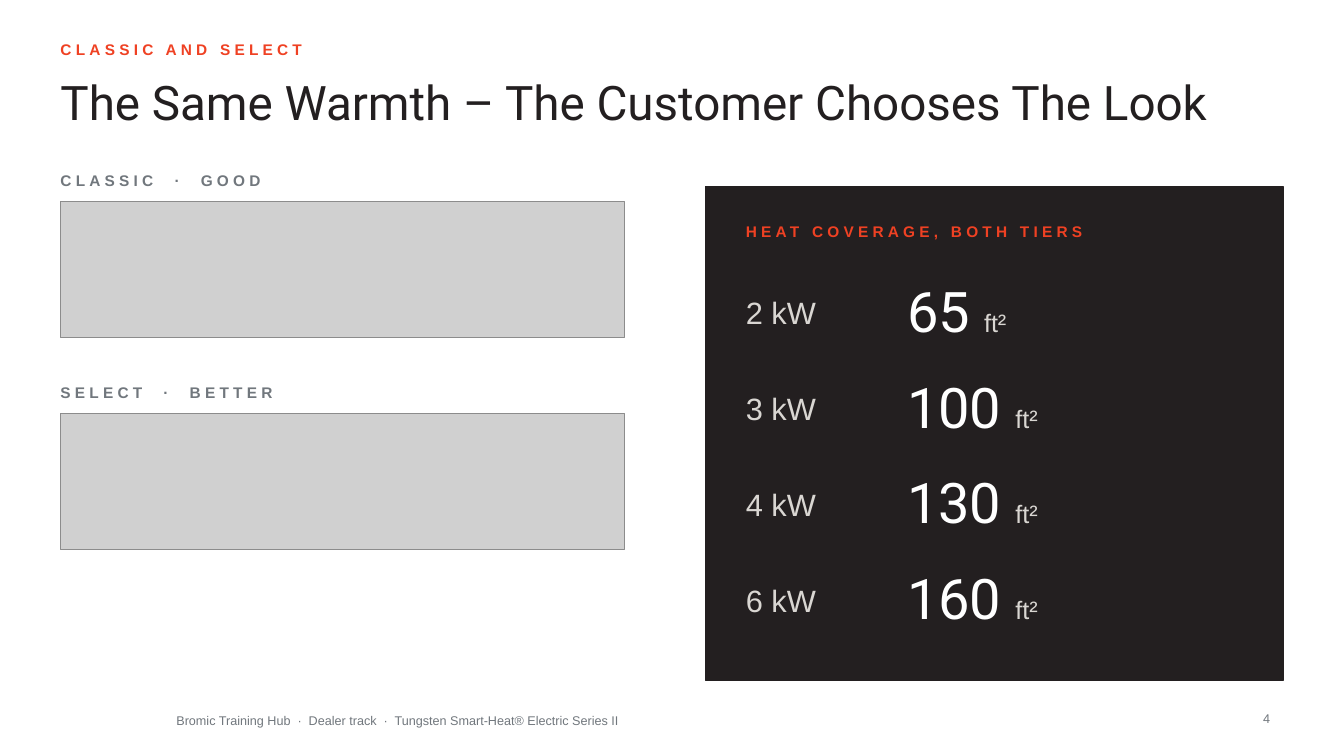
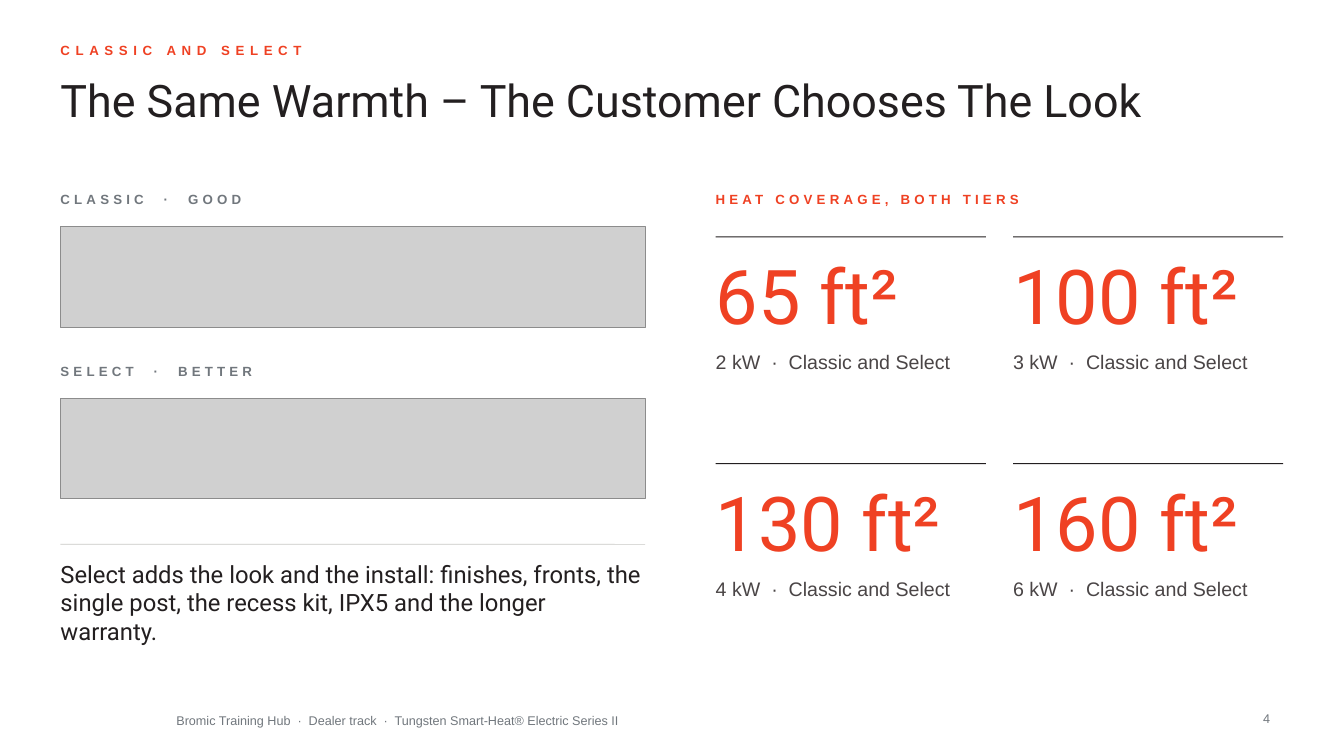
Before and after one commit to aayuvis/Bromic_Marketing, a slide deck: slide 4 of decks/training/out/Bromic-Dealer-Tungsten-Series-II.pptx. Drawn at 1344x756 pixels with LibreOffice and Linux fonts; fonts in the diff are those of the drawing; grey boxes stand for pictures; background and template pictures are left out. Boxes give left, top, right and bottom in pixels: in the first picture for what was removed or moved away, otherwise in the second. Text is boxed around its words. In the diff, an @@ line names an element or a change of style, - is before the commit and + after.

```diff
--- a/decks/training/out/Bromic-Dealer-Tungsten-Series-II.pptx
+++ b/decks/training/out/Bromic-Dealer-Tungsten-Series-II.pptx
@@ text "CLASSIC AND SELECT" at (60, 42, 1069, 71): size 11 to 9.5 pt, letter spacing 3 to 4 pt @@
@@ title "The Same Warmth – The ..." at (60, 83, 1141, 118): size 34 to 32 pt @@
@@ text "CLASSIC · GOOD": place and size @@
-text "CLASSIC · GOOD" at (60, 175, 261, 186)
+text "CLASSIC · GOOD" at (60, 195, 241, 204)
@@ rectangle removed at (706, 187, 1284, 681) @@
@@ size 11 to 9.5 pt in 3 elements at (60, 195, 241, 204), (60, 367, 252, 376), (716, 192, 1280, 222) @@
@@ text "HEAT COVERAGE, BOTH TIERS": place and size @@
-text "HEAT COVERAGE, BOTH TIERS" at (746, 222, 1250, 252)
+text "HEAT COVERAGE, BOTH TIERS" at (716, 192, 1280, 222)
@@ picture: place and size @@
-picture at (60, 202, 625, 338)
+picture at (60, 227, 645, 328)
@@ line added from (716, 237) to (986, 237), #231F20 0.75 pt @@
@@ line added from (1013, 237) to (1284, 237), #231F20 0.75 pt @@
@@ text "65 ft²": place and size @@
-text "65 ft²" at (907, 292, 1006, 333)
+text "65 ft²" at (716, 266, 898, 325)
@@ text "65 ft²" at (716, 266, 898, 325): size 40 to 54 pt, text colour #FFFFFF to #EF4123 in "65"; size 18 to 54 pt, font Arial to Roboto, text colour #D9D6D2 to #EF4123 in "ft²"; vertical alignment middle to top @@
@@ text "100 ft²": place and size @@
-text "100 ft²" at (907, 387, 1037, 429)
+text "100 ft²" at (1013, 266, 1238, 325)
@@ text "100 ft²" at (1013, 266, 1238, 325): size 40 to 54 pt, text colour #FFFFFF to #EF4123 in "100"; size 18 to 54 pt, font Arial to Roboto, text colour #D9D6D2 to #EF4123 in "ft²"; vertical alignment middle to top @@
@@ text at (716, 354, 951, 369): text changed; size 22 to 14 pt; text colour #D9D6D2 to #4A4546 @@
-2 kW
+2 kW · Classic and Select
@@ text at (1013, 354, 1248, 369): text changed; size 22 to 14 pt; text colour #D9D6D2 to #4A4546 @@
-6 kW
+3 kW · Classic and Select
@@ text "SELECT · BETTER": place and size @@
-text "SELECT · BETTER" at (60, 387, 273, 398)
+text "SELECT · BETTER" at (60, 367, 252, 376)
@@ picture: place and size @@
-picture at (60, 413, 625, 549)
+picture at (60, 398, 645, 499)
@@ text removed at (746, 397, 815, 421) @@
-3 kW
@@ text "130 ft²": place and size @@
-text "130 ft²" at (907, 482, 1037, 524)
+text "130 ft²" at (716, 493, 941, 552)
@@ text "130 ft²" at (716, 493, 941, 552): size 40 to 54 pt, text colour #FFFFFF to #EF4123 in "130"; size 18 to 54 pt, font Arial to Roboto, text colour #D9D6D2 to #EF4123 in "ft²"; vertical alignment middle to top @@
@@ line added from (716, 464) to (986, 464), #231F20 0.75 pt @@
@@ text "160 ft²": place and size @@
-text "160 ft²" at (907, 578, 1037, 620)
+text "160 ft²" at (1013, 493, 1238, 552)
@@ text "160 ft²" at (1013, 493, 1238, 552): size 40 to 54 pt, text colour #FFFFFF to #EF4123 in "160"; size 18 to 54 pt, font Arial to Roboto, text colour #D9D6D2 to #EF4123 in "ft²"; vertical alignment middle to top @@
@@ line added from (1013, 464) to (1284, 464), #231F20 0.75 pt @@
@@ line added from (60, 544) to (645, 544), #C9C9C6 0.5 pt @@
@@ text added at (60, 565, 641, 645), 17 pt, text #231F20 @@
+Select adds the look and the install: finishes, fronts, the single post, the recess kit, IPX5 and the longer warranty.
@@ vertical alignment middle to top in 3 elements at (1013, 354, 1248, 369), (716, 354, 951, 369), (716, 581, 951, 596) @@
@@ text at (716, 581, 951, 596): text changed; size 22 to 14 pt; text colour #D9D6D2 to #4A4546 @@
-4 kW
+4 kW · Classic and Select
@@ text added at (1013, 581, 1248, 596), 14 pt, text #4A4546 @@
+6 kW · Classic and Select
```
Also in this commit, not shown: 23 other slides changed, 59 other files.
